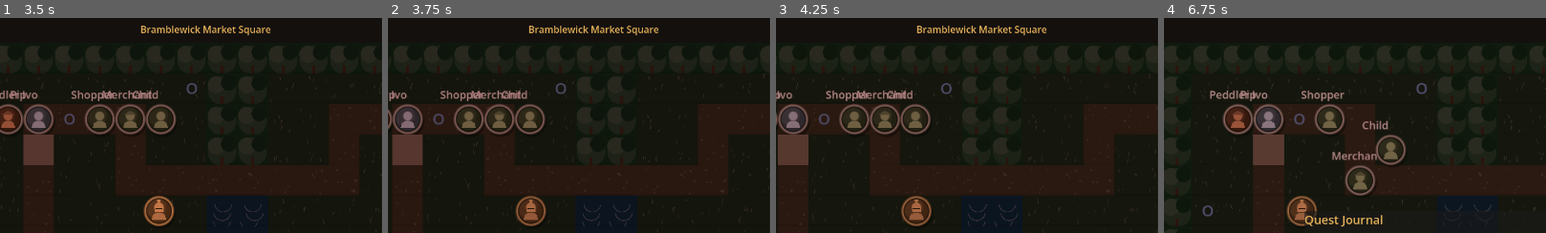
Above: before the commit, frames 1-4 (left to right).
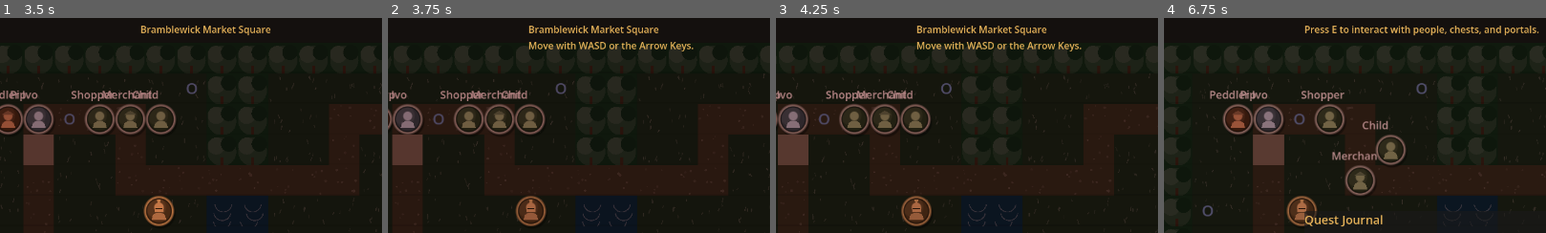
Above: after the commit, the same moments.

Repository: joshuaparris-max/bramblewick
Game: Godot game, scene res://scenes/main/main.tscn
Same seed, same stepped clock (60 frames per second), same inputs: the game is played once before the commit and once after it.
Inputs (mouse positions are % of the whole screen's width and height, from its top left):
- Up to frame 1 (3.5 s): click "New Adventure" at 0.5 s; click (28, 8) at 1.27 s; type "Alex" at 1.35 s; click "Begin" at 2 s; tap Enter at 2.75 s; move the mouse to (72, 45) at 2.77 s; hold D (move_right) from 2.78 s (still down); hold E (interact) from 2.78 s (still down); click (72, 45) at 2.92 s; tap Space at 3.02 s
- Up to frame 2 (3.75 s): release D (move_right) at 3.5 s; release E (interact) at 3.5 s; drag from (30, 55) to (57, 22) at 3.52 s
- Up to frame 3 (4.25 s): no input
- Up to frame 4 (6.75 s): move the mouse to (60, 28) at 4.27 s; hold D (move_right) 4.28-5 s; hold J (open_journal) 4.28-5 s; tap E (interact) at 4.55 s; drag from (45, 70) to (50, 22) at 5.02 s; tap Space at 5.75, 6.02 s; move the mouse to (80, 65) at 5.77 s; hold A (move_left) 5.78-6.5 s; hold E (interact) 5.78-6.5 s; drag from (20, 35) to (71, 86) at 6.52 s
The pictures show only the part of the screen within x 32-82%, y 5-55%; the shares and areas given below are measured in that part.

Frame 1 is identical in both runs. In frame 2, 0.8% of the frame differs, in the area x 36-80%, y 11-16%; in frame 3, 0.8%; in frame 4, 1.1%, in the area x 36-98%, y 3-8%.

Commit message:
Add first-time onboarding tip sequence
Roadmap: "Add a short playable tutorial for movement, interaction,
combat, and inventory." Implemented as a lightweight, non-blocking
toast sequence shown once on first Exploration load (move/interact/
inventory/combat basics), gated by the existing flags system so it
never repeats and needs no save-format changes.

Also confirmed two other Player Feedback roadmap items are already
done and didn't need new work: the quest journal (HUD "J" panel) and
player-facing save (Save Game button in the inventory panel) both
already exist and are functional.

Verified: all 5 automated suites still pass clean.

Co-Authored-By: Claude Sonnet 5 <noreply@anthropic.com>

Diff:
--- a/scripts/maps/exploration.gd
+++ b/scripts/maps/exploration.gd
@@ -26,3 +26,21 @@
 	AudioManager.play_music(GameState.current_map)
 	EventBus.map_loaded.emit(GameState.current_map)
 	EventBus.toast.emit(map_data.get("name", GameState.current_map))
+	if not GameState.get_flag("tutorial_seen"):
+		_run_tutorial()
+
+## Short first-time-only hint sequence covering the four basics (roadmap:
+## "Add a short playable tutorial for movement, interaction, combat,
+## inventory"). Reuses the existing toast system rather than a dedicated
+## overlay/scene - gated by a normal save flag so it never repeats.
+func _run_tutorial() -> void:
+	GameState.set_flag("tutorial_seen")
+	var tips := [
+		"Move with WASD or the Arrow Keys.",
+		"Press E to interact with people, chests, and portals.",
+		"Press I to open your inventory.",
+		"In combat, choose an action each turn - enemies fight back, so watch your HP.",
+	]
+	for i in tips.size():
+		get_tree().create_timer(1.5 + i * 3.0).timeout.connect(
+			func(): EventBus.toast.emit(tips[i]))
Not shown, changed: DEVELOPMENT_ROADMAP.md
